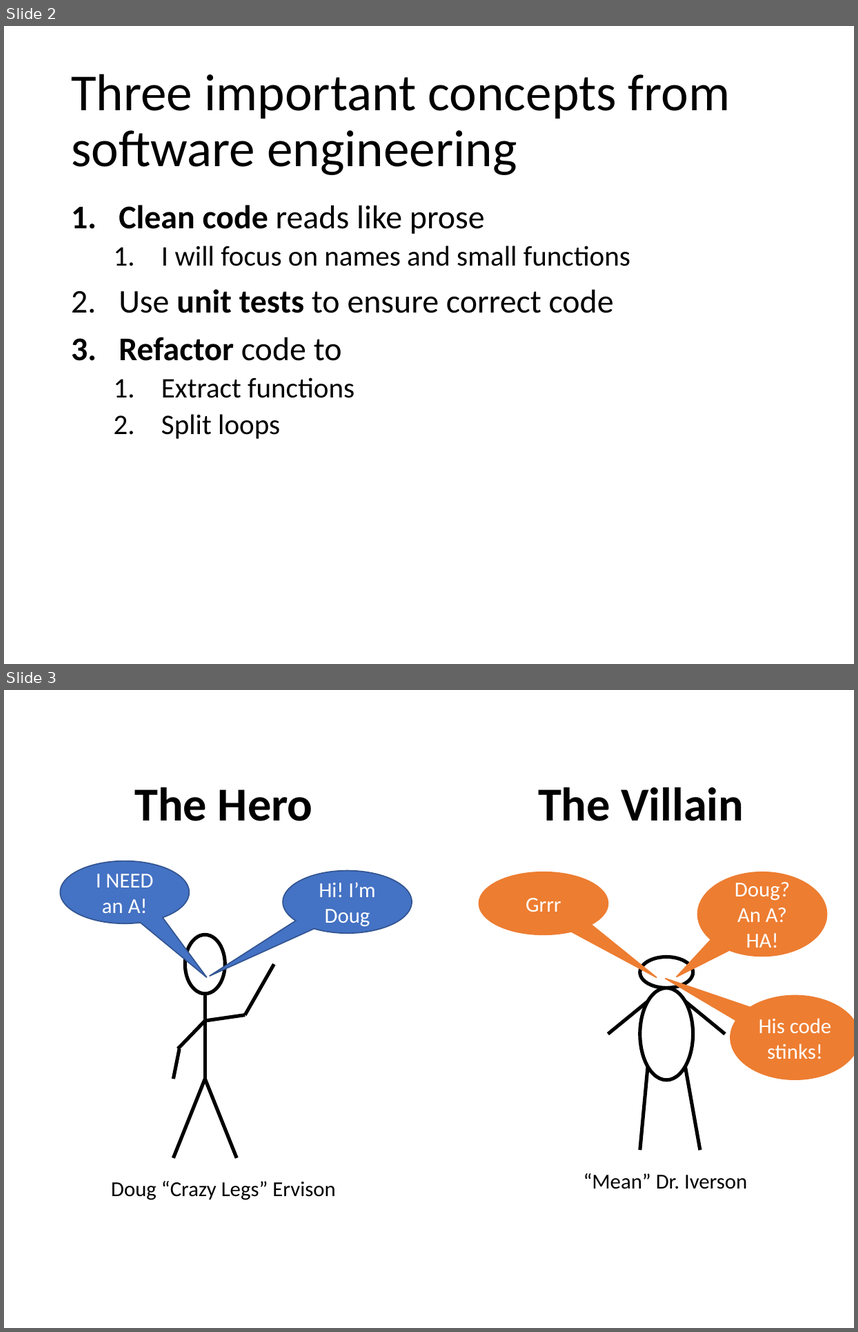
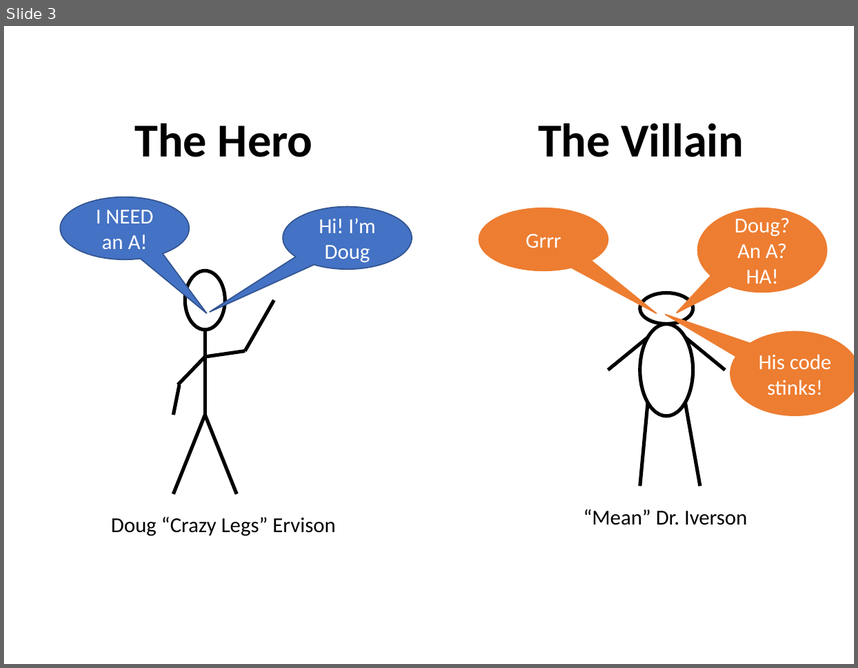
Before and after one commit to WSU-DataScience/SDSS2019_clean_data, a slide deck: clean_code_talkV3.pptx. Shown one above the other, each under a label of ours: slides 2 and 3 before the commit, slide 3 after it. The pictures are 858x1332 and 858x668 pixels, drawn with LibreOffice and Linux fonts; fonts in the diff are those of the drawing. Boxes give left, top, right and bottom in pixels: in the first picture for what was removed or moved away, otherwise in the second. Text is boxed around its words. In the diff, an @@ line names an element or a change of style, - is before the commit and + after.

```diff
--- a/clean_code_talkV3.pptx
+++ b/clean_code_talkV3.pptx
@@ slide 2 removed at [4,26,854,664], background #FFFFFF @@
@@ title removed at [71,74,731,175] @@
-Three important concepts from software engineering
@@ text removed at [119,205,631,439] @@
-1. Clean code reads like prose
-  1. I will focus on names and small functions
-2. Use unit tests to ensure correct code
-3. Refactor code to
-  1. Extract functions
-  2. Split loops
```
Also in this commit, not shown: 2 slides changed, 2 slides added, 1 other file.
